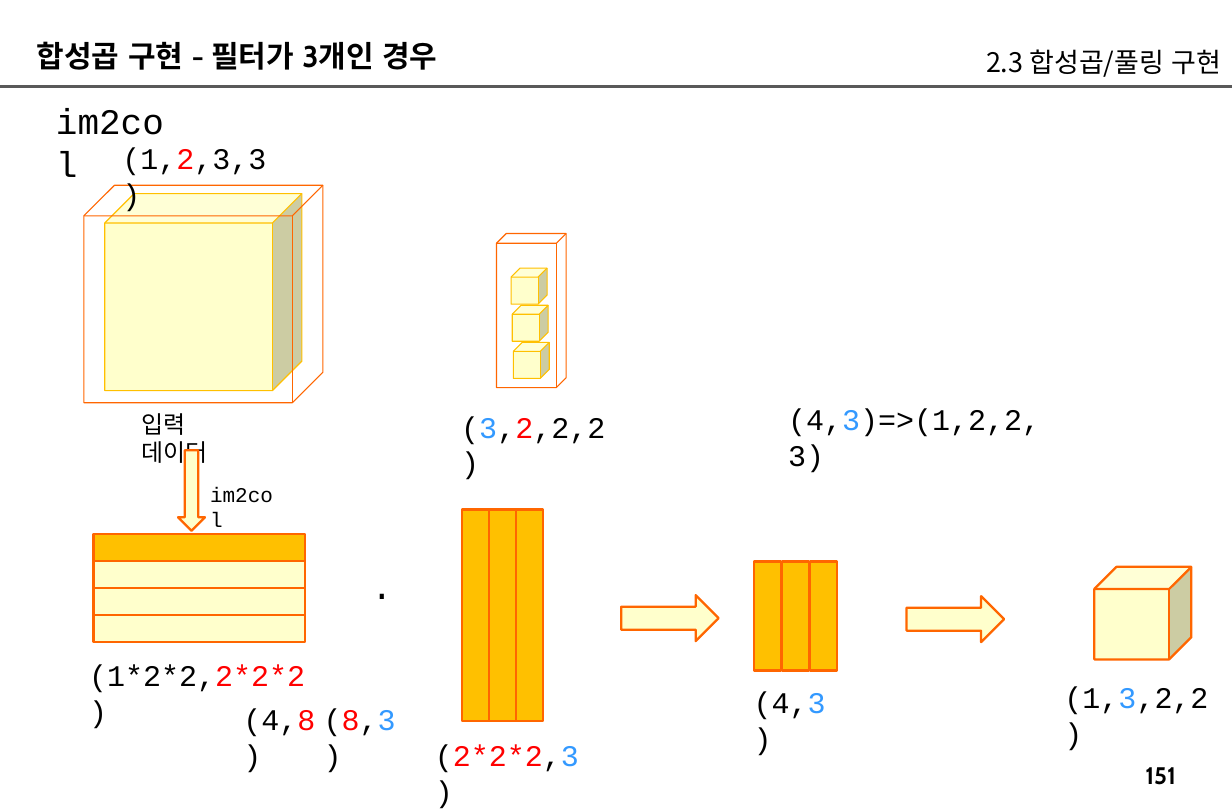
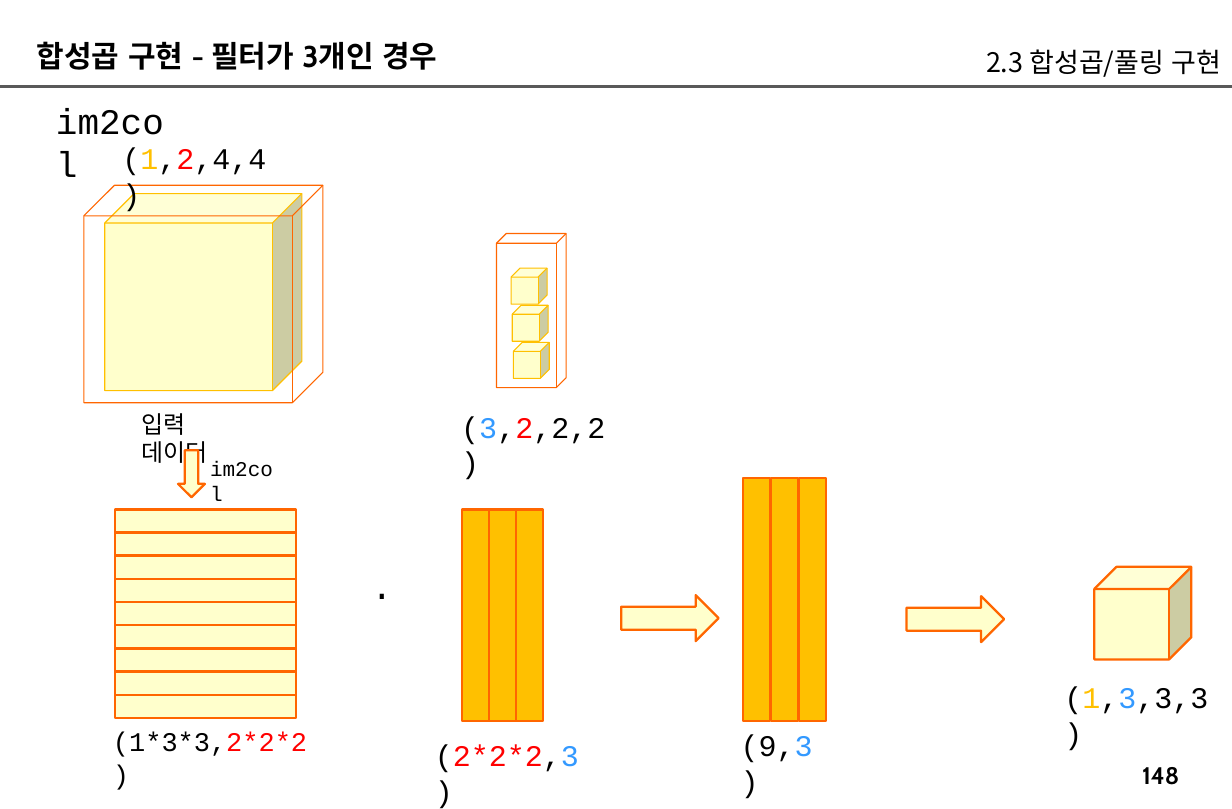
Before and after one commit to imguru-mooc/AI_CNN, a slide deck: slide 148 of CNN_판서.pptx (slide 151 before the commit). Drawn at 1232x809 pixels with LibreOffice and Linux fonts; fonts in the diff are those of the drawing. Boxes give left, top, right and bottom in pixels: in the first picture for what was removed or moved away, otherwise in the second. Text is boxed around its words. In the diff, an @@ line names an element or a change of style, - is before the commit and + after.

```diff
--- a/CNN_판서.pptx
+++ b/CNN_판서.pptx
@@ text at [122, 147, 266, 176]: text changed @@
-(1,2,3,3)
+(1,2,4,4)
@@ text removed at [788, 408, 1040, 473] @@
-(4,3)=>(1,2,2,3)
@@ down arrow: place and size @@
-down arrow at [178, 450, 205, 531]
+down arrow at [178, 450, 205, 497]
@@ text "im2col": place and size @@
-text "im2col" at [200, 477, 291, 514]
+text "im2col" at [200, 450, 291, 487]
@@ rectangle: place and size @@
-rectangle at [754, 561, 781, 670]
+rectangle at [743, 478, 770, 721]
@@ rectangle: place and size @@
-rectangle at [782, 561, 809, 670]
+rectangle at [771, 478, 798, 721]
@@ rectangle: place and size @@
-rectangle at [810, 561, 837, 670]
+rectangle at [799, 478, 826, 721]
@@ rectangle added at [114, 509, 296, 532], fill #FFFFCC, outline #FF6600 1.5 pt @@
@@ rectangle: place and size @@
-rectangle at [94, 534, 305, 561]
+rectangle at [114, 533, 296, 556]
@@ rectangle at [114, 533, 296, 556]: fill #FFC000 to #FFFFCC @@
@@ rectangle: place and size @@
-rectangle at [94, 561, 305, 588]
+rectangle at [114, 556, 296, 578]
@@ rectangle: place and size @@
-rectangle at [94, 588, 305, 615]
+rectangle at [114, 579, 296, 602]
@@ rectangle: place and size @@
-rectangle at [94, 615, 305, 642]
+rectangle at [114, 626, 296, 648]
@@ rectangle added at [114, 602, 296, 625], fill #FFFFCC, outline #FF6600 1.5 pt @@
@@ rectangle added at [114, 648, 296, 671], fill #FFFFCC, outline #FF6600 1.5 pt @@
@@ rectangle added at [114, 672, 296, 695], fill #FFFFCC, outline #FF6600 1.5 pt @@
@@ text at [1064, 687, 1208, 715]: text changed @@
-(1,3,2,2)
+(1,3,3,3)
@@ rectangle added at [114, 695, 296, 717], fill #FFFFCC, outline #FF6600 1.5 pt @@
@@ text removed at [243, 708, 315, 737] @@
-(4,8)
@@ text removed at [324, 708, 396, 737] @@
-(8,3)
@@ text at [113, 732, 307, 757]: text changed; size 20 to 18 pt @@
-(1*2*2,2*2*2)
+(1*3*3,2*2*2)
@@ text at [741, 734, 813, 763]: text changed @@
-(4,3)
+(9,3)
@@ page number at [1142, 767, 1179, 785]: text changed @@
-151
+148
```
Also in this commit, not shown: 44 other slides changed, 24 slides added, 9 slides removed, 1 other file.
